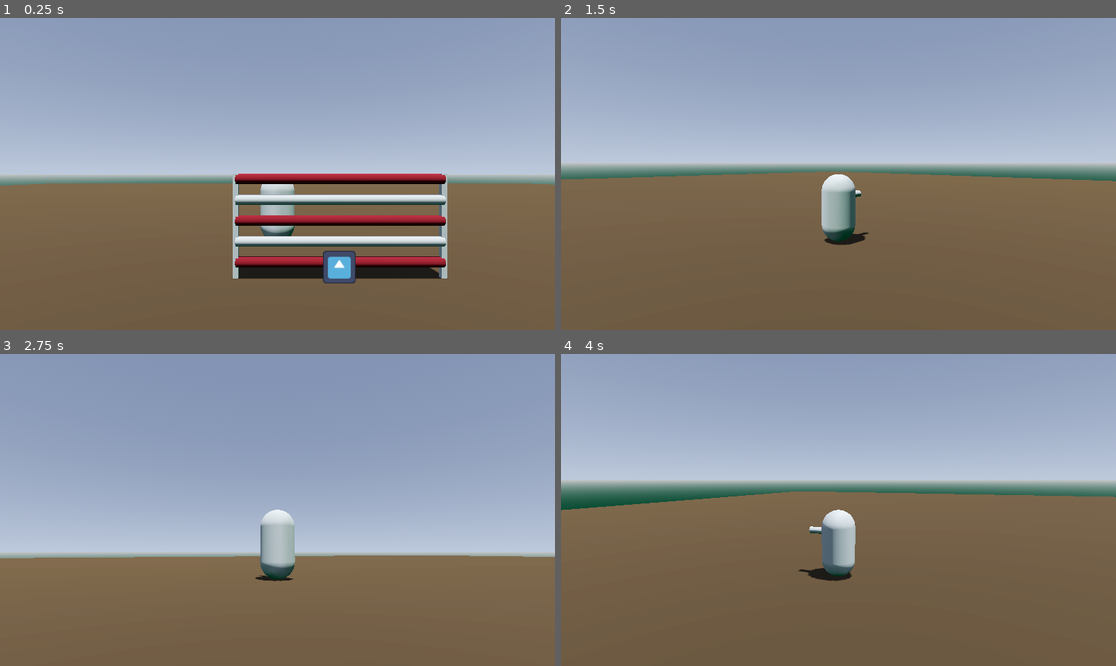
Above: before the commit, frames 1-4 (two rows, left to right).
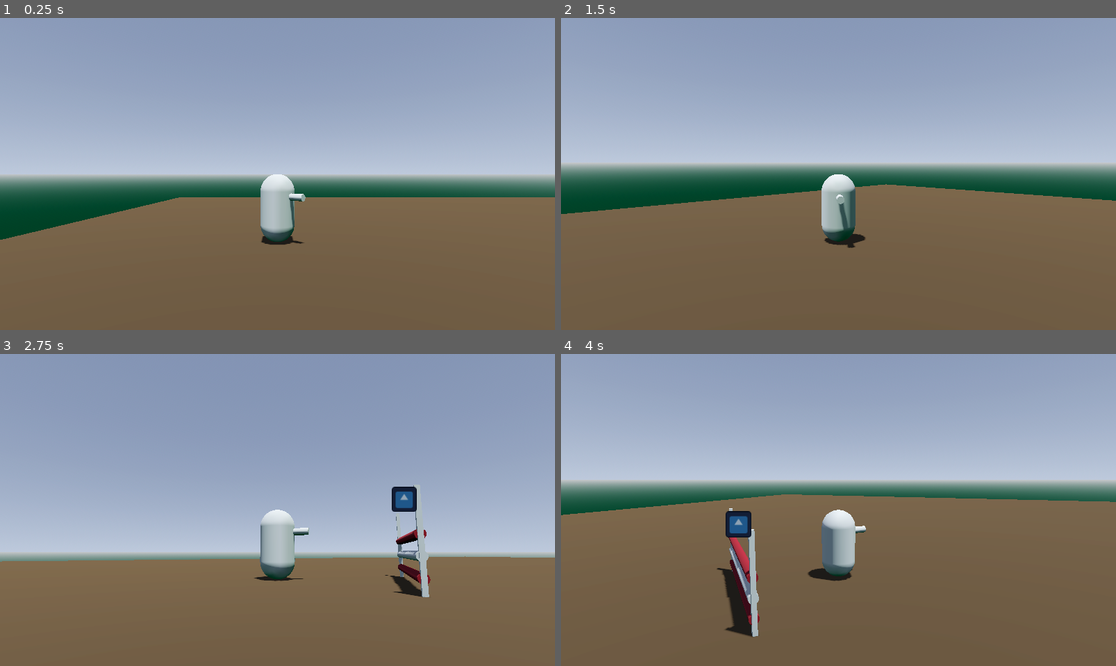
Above: after the commit, the same moments.

Repository: annasohva/PonyJump
Game: Godot game, scene res://game/main.tscn
The game is run twice, just before and just after one commit, with the same random seed, the same clock (stepped at 60 frames per second) and the same inputs. The engine's default icon, where the game draws it, is replaced by a stand-in: a white triangle on a blue panel in a dark square.
Inputs (mouse positions are in pixels of both pictures, inside the frame that each line leads up to):
- Up to frame 1 (0.25 s): no input
- Up to frame 2 (1.5 s): tap Enter at 0.5 s; move the mouse to (866, 174) at 0.52 s; hold Space (jump) 0.53-1.28 s; hold W (forward) from 0.53 s (still down); move the mouse to (810, 174) at 1.27 s; tap Space (jump) at 1.35 s
- Up to frame 3 (2.75 s): keep holding W (forward); tap Space (jump) at 1.52, 1.82 s; move the mouse to (288, 503) at 2.02 s; hold Space (jump) from 2.03 s (still down)
- Up to frame 4 (4 s): keep holding W (forward); move the mouse to (832, 516) at 2.77 s; release Space (jump) at 2.78 s; tap Space (jump) at 2.85, 3.02, 3.32 s; move the mouse to (877, 513) at 3.52 s; hold Space (jump) from 3.53 s (still down)

The runs differ from the first frame. In frame 1, 14% of the frame differs, in the area x 0-100%, y 49-86%; in frame 2, 6.5%; in frame 3, 1.9%; in frame 4, 3.3%.

Commit message:
Tweaked the jumping indicator

Diff:
--- a/actors/horse/horse.gd
+++ b/actors/horse/horse.gd
@@ -109,7 +109,7 @@
 	var distance_to_obstacle := (current_obstacle.global_position - global_position).length()
 	var jump_pos_weight := distance_to_obstacle / jump_length
 	var jump_height_pos := global_position.lerp(jump_landing_pos, jump_pos_weight)
-	jump_height_pos.y += jump_charge + JUMP_HEIGHT_OFFSET
+	jump_height_pos.y += jump_charge
 
 	# Adding jump trajectory points to the curve
 	jump_curve.add_point(global_position)
--- a/actors/obstacle/obstacle.gd
+++ b/actors/obstacle/obstacle.gd
@@ -45,7 +45,7 @@
 			IndicatorPosition.TooHigh:
 				indicator.modulate = Color.SLATE_GRAY
 
-const INDICATOR_OFFSET: float = 0.35
+const INDICATOR_OFFSET: float = 0.2
 const PERFECT_RANGE: float = 0.3
 
 enum IndicatorPosition
@@ -65,7 +65,7 @@
 	var poles_dropped := 0
 	for pole in poles:
 		if pole.visible:
-			if pole.position.y > jump_height:
+			if pole.position.y >= jump_height:
 				pole.drop(direction)
 				poles_dropped += 1
 
--- a/levels/jumping_arena_1/jumping_arena_1.tscn
+++ b/levels/jumping_arena_1/jumping_arena_1.tscn
@@ -11,7 +11,7 @@
 
 [sub_resource type="PlaneMesh" id="PlaneMesh_7a7xo"]
 material = SubResource("StandardMaterial3D_cfbto")
-size = Vector2(100, 100)
+size = Vector2(60, 120)
 
 [sub_resource type="ProceduralSkyMaterial" id="ProceduralSkyMaterial_cfbto"]
 sky_top_color = Color(0.395375, 0.448153, 0.562972, 1)
@@ -37,7 +37,7 @@
 
 [node name="JumpingArena1" type="Node3D" node_paths=PackedStringArray("obstacles")]
 script = ExtResource("1_suqwx")
-obstacles = [NodePath("Obstacle"), NodePath("Obstacle2"), NodePath("Obstacle3"), NodePath("Obstacle4"), NodePath("Obstacle5")]
+obstacles = [NodePath("Obstacle"), NodePath("Obstacle2"), NodePath("Obstacle3"), NodePath("Obstacle4"), NodePath("Obstacle5"), NodePath("Obstacle6"), NodePath("Obstacle7"), NodePath("Obstacle8"), NodePath("Obstacle9"), NodePath("Obstacle10"), NodePath("Obstacle11"), NodePath("Obstacle12")]
 
 [node name="StaticBody3D" type="StaticBody3D" parent="."]
 collision_layer = 7
@@ -60,23 +60,49 @@
 environment = SubResource("Environment_eg61u")
 
 [node name="Horse" parent="." instance=ExtResource("1_7a7xo")]
-transform = Transform3D(1, 0, 0, 0, 1, 0, 0, 0, 1, -2.30935, 0, -1.95628)
+transform = Transform3D(-0.655268, 0, -0.755396, 0, 1, 0, 0.755396, 0, -0.655268, -21.5921, 0, -44.6429)
 
 [node name="Obstacle" parent="." instance=ExtResource("2_eg61u")]
-transform = Transform3D(1, 0, 0, 0, 1, 0, 0, 0, 1, -1.11405, -4.76837e-07, 0.822827)
+transform = Transform3D(0.673606, 0, 0.739091, 0, 1, 0, -0.739091, 0, 0.673606, -11.0302, -4.76837e-07, -35.373)
+height = 3
 
 [node name="Obstacle2" parent="." instance=ExtResource("2_eg61u")]
-transform = Transform3D(-4.37114e-08, 0, -1, 0, 1, 0, 1, 0, -4.37114e-08, -13.3098, -4.76837e-07, 12.7077)
+transform = Transform3D(1, 0, 0, 0, 1, 0, 0, 0, 1, 0, 0, -20.092)
 height = 1
 
 [node name="Obstacle3" parent="." instance=ExtResource("2_eg61u")]
-transform = Transform3D(-4.37114e-08, 0, -1, 0, 1, 0, 1, 0, -4.37114e-08, -24.0182, -4.76837e-07, 12.7077)
+transform = Transform3D(1, 0, 0, 0, 1, 0, 0, 0, 1, 0.044, 0, -10)
 height = 2
 
 [node name="Obstacle4" parent="." instance=ExtResource("2_eg61u")]
-transform = Transform3D(-4.37114e-08, 0, -1, 0, 1, 0, 1, 0, -4.37114e-08, -35.5897, -4.76837e-07, 12.7077)
 height = 3
 
 [node name="Obstacle5" parent="." instance=ExtResource("2_eg61u")]
-transform = Transform3D(-4.37114e-08, 0, -1, 0, 1, 0, 1, 0, -4.37114e-08, -48.6802, -4.76837e-07, 12.7077)
+transform = Transform3D(0.721905, 0, -0.691992, 0, 1, 0, 0.691992, 0, 0.721905, -12.4496, -4.76837e-07, 12.5224)
 height = 4
+
+[node name="Obstacle6" parent="." instance=ExtResource("2_eg61u")]
+transform = Transform3D(1, 0, 0, 0, 1, 0, 0, 0, 1, -22.6652, -4.76837e-07, 36.1097)
+
+[node name="Obstacle7" parent="." instance=ExtResource("2_eg61u")]
+transform = Transform3D(0.00773167, 0, 0.99997, 0, 1, 0, -0.99997, 0, 0.00773167, -10, 0, 47.83)
+height = 3
+
+[node name="Obstacle8" parent="." instance=ExtResource("2_eg61u")]
+transform = Transform3D(0.00773167, 0, 0.99997, 0, 1, 0, -0.99997, 0, 0.00773167, 0, 0, 47.83)
+height = 3
+
+[node name="Obstacle9" parent="." instance=ExtResource("2_eg61u")]
+transform = Transform3D(0.527771, 0, -0.849386, 0, 1, 0, 0.849386, 0, 0.527771, 13.0704, 0, 41.0135)
+
+[node name="Obstacle10" parent="." instance=ExtResource("2_eg61u")]
+transform = Transform3D(1, 0, 0, 0, 1, 0, 0, 0, 1, 20, 0, 25)
+height = 1
+
+[node name="Obstacle11" parent="." instance=ExtResource("2_eg61u")]
+transform = Transform3D(1, 0, 0, 0, 1, 0, 0, 0, 1, 20, 0, 17.5)
+height = 1
+
+[node name="Obstacle12" parent="." instance=ExtResource("2_eg61u")]
+transform = Transform3D(1, 0, 0, 0, 1, 0, 0, 0, 1, 20, 0, 10)
+height = 1
